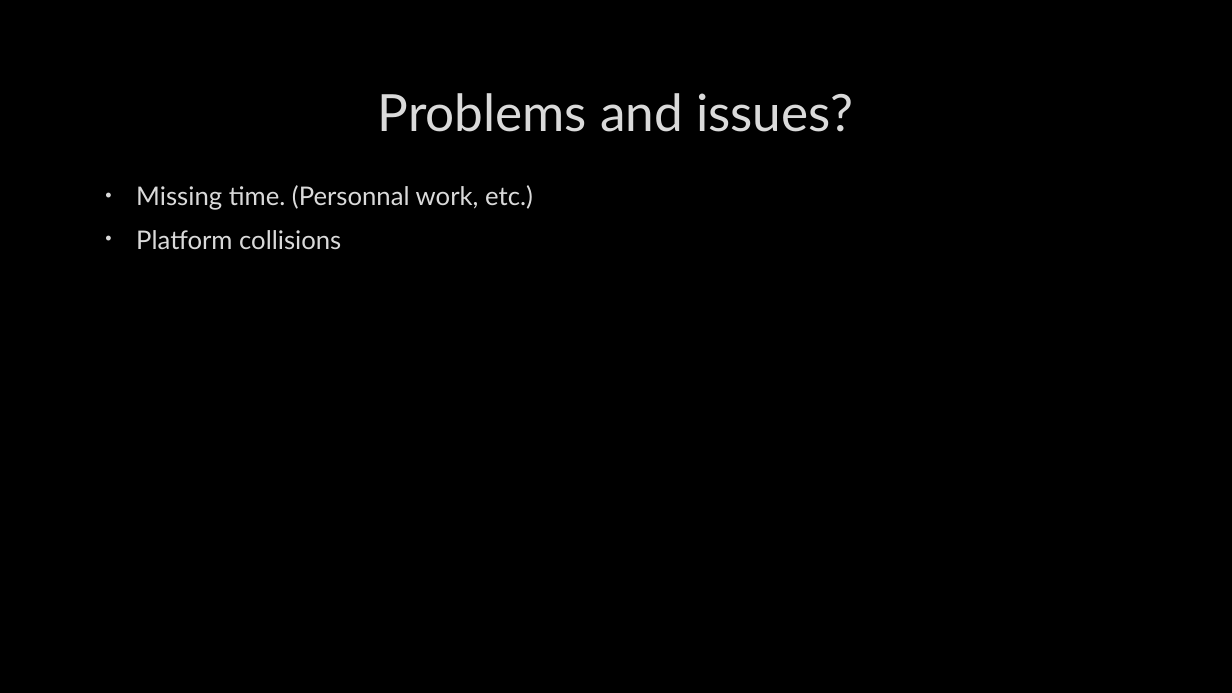
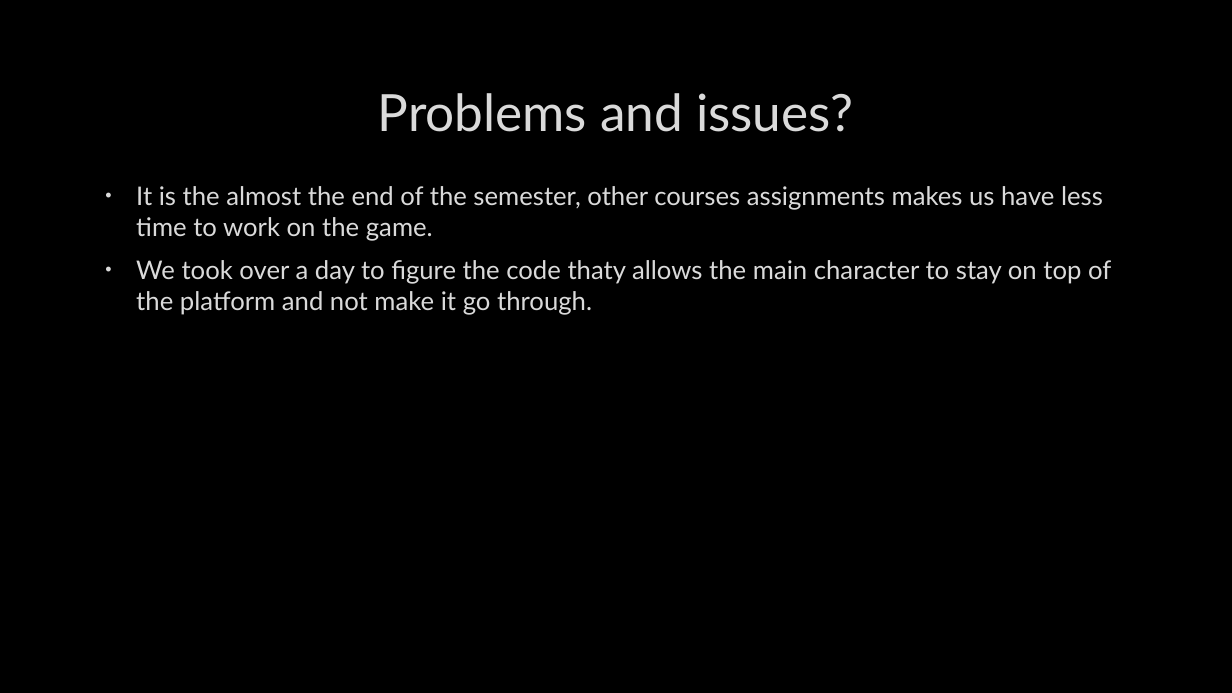
Before and after one commit to TanzaJ/The_Dweller_left_Adrift, a slide deck: slide 8 of Alpha presentation.pptx. Drawn at 1232x693 pixels with LibreOffice and Linux fonts; fonts in the diff are those of the drawing; background and template pictures are left out. Boxes give left, top, right and bottom in pixels: in the first picture for what was removed or moved away, otherwise in the second. Text is boxed around its words. In the diff, an @@ line names an element or a change of style, - is before the commit and + after.

```diff
--- a/Alpha presentation.pptx
+++ b/Alpha presentation.pptx
@@ text at box(136, 186, 1111, 315): text changed @@
-• Missing time. (Personnal work, etc.)
-• Platform collisions
+• It is the almost the end of the semester, other courses assignments makes us have less time to work on the game.
+• We took over a day to figure the code thaty allows the main character to stay on top of the platform and not make it go through.
```
Also in this commit, not shown: 2 other slides changed.
